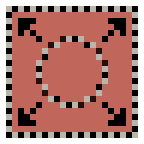
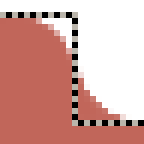
Comparing the layer stacks of the two w=144, h=144 images. Changes:
added layer "Morph 2" above "Morph" over [0, 12, 144, 144]
hid "Morph" over [6, 6, 138, 138]
